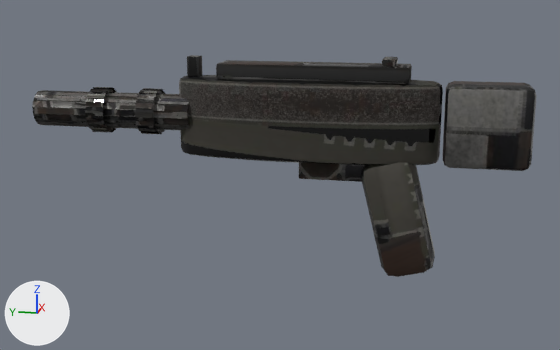
The glTF model Sandbox/GameData/Models/Weapons/footman_impulse_pistol.glb, before and after one commit.
Rendered twice from a 50 mm camera at (-0.561, -0.116, 0.133) aimed at (0.0, -0.004, -0.007). The axes (+X, +Y, +Z) are drawn at lower left. The lights are the same throughout. The older version comes first. Vertices at exactly the same position are counted once.

The first picture shows 'footman_impulse_pistol'.
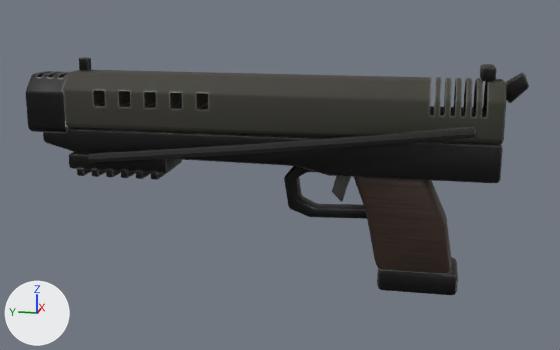
Location of each change, [x1, y1, x2, y2] in pixels of the pictures (560 x 350 px; the box of a moved part takes in the faces that stretch with it):
'footman_impulse_pistol', surface changed, reshaped (7% taller): before [32, 55, 537, 277]; after [25, 57, 529, 295]
part 1 of me_footman_impulse_pistol, moved or reshaped: before [216, 60, 412, 84]; after [77, 168, 92, 176]
part 2 of me_footman_impulse_pistol, moved or reshaped: before [382, 57, 398, 67]; after [91, 169, 106, 177]
part 3 of me_footman_impulse_pistol, added: after [106, 169, 121, 177]
part 4 of me_footman_impulse_pistol, added: after [121, 170, 136, 178]
part 5 of me_footman_impulse_pistol, added: after [136, 171, 151, 179]
part 6 of me_footman_impulse_pistol, added: after [151, 167, 175, 180]
part 7 of me_footman_impulse_pistol, moved or reshaped: before [443, 81, 537, 171]; after [480, 64, 496, 81]
part 8 of me_footman_impulse_pistol, moved or reshaped: before [187, 55, 202, 77]; after [79, 57, 91, 71]
part 9 of me_footman_impulse_pistol, rebuilt (68% wider, 18% shorter): before [179, 75, 443, 165]; after [63, 70, 506, 144]
part 10 of me_footman_impulse_pistol, rebuilt: before [361, 162, 435, 277]; after [354, 177, 451, 273]
part 11 of me_footman_impulse_pistol, deleted: before [85, 87, 117, 133]
part 12 of me_footman_impulse_pistol, deleted: before [135, 88, 166, 134]
part 13 of me_footman_impulse_pistol, built on: before [32, 90, 365, 182]; after [25, 71, 529, 295]

Edits to the bpy script that builds the scene:
```text
Change mat_weapon:
    remove # nodes: BsdfPrincipled, Mix, OutputMaterial, SeparateColor, TexImage x2, VertexColor
    nodes: BsdfPrincipled, NormalMap, OutputMaterial, SeparateColor, TexImage x3
    uses the picture img_footman_impulse_pistol_normal
Change me_footman_impulse_pistol:
    remove me_footman_impulse_pistol.from_pydata(...)  # 1232 vertices, 2424 faces; spans x -0.02..0.02, y -0.184..0.189, z -0.08..0.082
    add me_footman_impulse_pistol.from_pydata(...)  # 1700 vertices, 3348 faces; spans x -0.033..0.033, y -0.179..0.19, z -0.088..0.078
    me_footman_impulse_pistol part 1: the loose piece of 56 vertices spanning x -0.013..0.013, y -0.098..0.042, z 0.065..0.077 is multiplied about its middle by the matrix ((1.611, 0.0, 0.0), (0.0, 0.0, -0.484), (0.0, 0.035, 0.0)), then moved by (0.0, 0.178, -0.079)
    me_footman_impulse_pistol part 2: the loose piece of 56 vertices spanning x -0.011..0.011, y -0.089..-0.078, z 0.07..0.082 is multiplied about its middle by the matrix ((1.902, 0.0, 0.0), (0.0, 0.0, -0.47), (0.0, 0.58, 0.0)), then moved by (0.0, 0.221, -0.084)
    me_footman_impulse_pistol part 3: the loose piece of 56 vertices spanning x -0.013..0.013, y -0.098..0.042, z 0.065..0.077 is copied, and the copy is multiplied about its middle by the matrix ((1.611, 0.0, 0.0), (0.0, 0.0, -0.484), (0.0, 0.035, 0.0)), then moved by (0.0, 0.154, -0.079); it spans x -0.02..0.02, y 0.122..0.128, z -0.011..-0.005
    me_footman_impulse_pistol part 4: the loose piece of 56 vertices spanning x -0.013..0.013, y -0.098..0.042, z 0.065..0.077 is copied, and the copy is multiplied about its middle by the matrix ((1.611, 0.0, 0.0), (0.0, 0.0, -0.484), (0.0, 0.035, 0.0)), then moved by (0.0, 0.142, -0.079); it spans x -0.02..0.02, y 0.111..0.116, z -0.011..-0.005
    me_footman_impulse_pistol part 5: the loose piece of 56 vertices spanning x -0.013..0.013, y -0.098..0.042, z 0.065..0.077 is copied, and the copy is multiplied about its middle by the matrix ((1.611, 0.0, 0.0), (0.0, 0.0, -0.484), (0.0, 0.035, 0.0)), then moved by (0.0, 0.13, -0.079); it spans x -0.02..0.02, y 0.098..0.104, z -0.011..-0.005
    me_footman_impulse_pistol part 6: the loose piece of 56 vertices spanning x -0.013..0.013, y -0.098..0.042, z 0.065..0.077 is copied, and the copy is multiplied about its middle by the matrix ((1.611, 0.0, 0.0), (0.0, 0.0, -0.484), (0.0, 0.035, 0.0)), then moved by (0.0, 0.118, -0.079); it spans x -0.02..0.02, y 0.087..0.093, z -0.011..-0.005
    me_footman_impulse_pistol part 7: the loose piece of 56 vertices spanning x -0.019..0.019, y -0.184..-0.124, z 0.007..0.065 is multiplied about its middle by the matrix ((0.614, 0.0, 0.0), (0.0, 0.0, -0.15), (0.0, 0.144, 0.0)), then moved by (0.0, 0.002, 0.037)
    me_footman_impulse_pistol part 8: the loose piece of 56 vertices spanning x -0.004..0.004, y 0.057..0.067, z 0.065..0.081 is multiplied about its middle by the matrix ((0.726, 0.0, 0.0), (0.0, 0.0, -0.467), (0.0, 1.015, 0.0)), then moved by (0.0, 0.088, 0.0)
    me_footman_impulse_pistol part 9: the loose piece of 224 vertices spanning x -0.02..0.02, y -0.121..0.074, z 0.006..0.066 is rebuilt with 370 vertices and now spans x -0.022..0.022, y -0.163..0.16, z 0.026..0.068
    me_footman_impulse_pistol part 10: the loose piece of 56 vertices spanning x -0.017..0.017, y -0.121..-0.066, z -0.08..0.012 is rebuilt with 168 vertices and now spans x -0.018..0.018, y -0.134..-0.06, z -0.077..0.004
    me_footman_impulse_pistol part 11: the loose piece of 224 vertices spanning x -0.017..0.017, y 0.13..0.144, z 0.021..0.056 is deleted
    me_footman_impulse_pistol part 12: the loose piece of 224 vertices spanning x -0.017..0.017, y 0.09..0.104, z 0.021..0.056 is deleted
    me_footman_impulse_pistol part 13: 280 vertices removed from x -0.013..0.013, y -0.068..0.189, z -0.009..0.052; 714 vertices added at x -0.033..0.033, y -0.179..0.19, z -0.088..0.074
```
